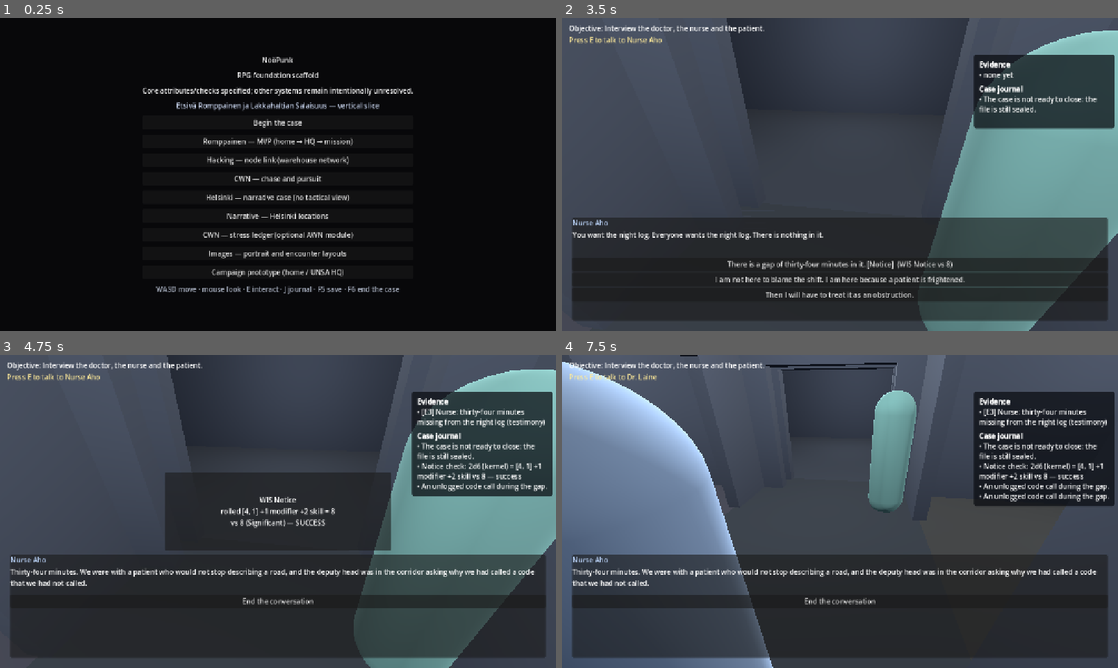
Above: before the commit, frames 1-4 (two rows, left to right).
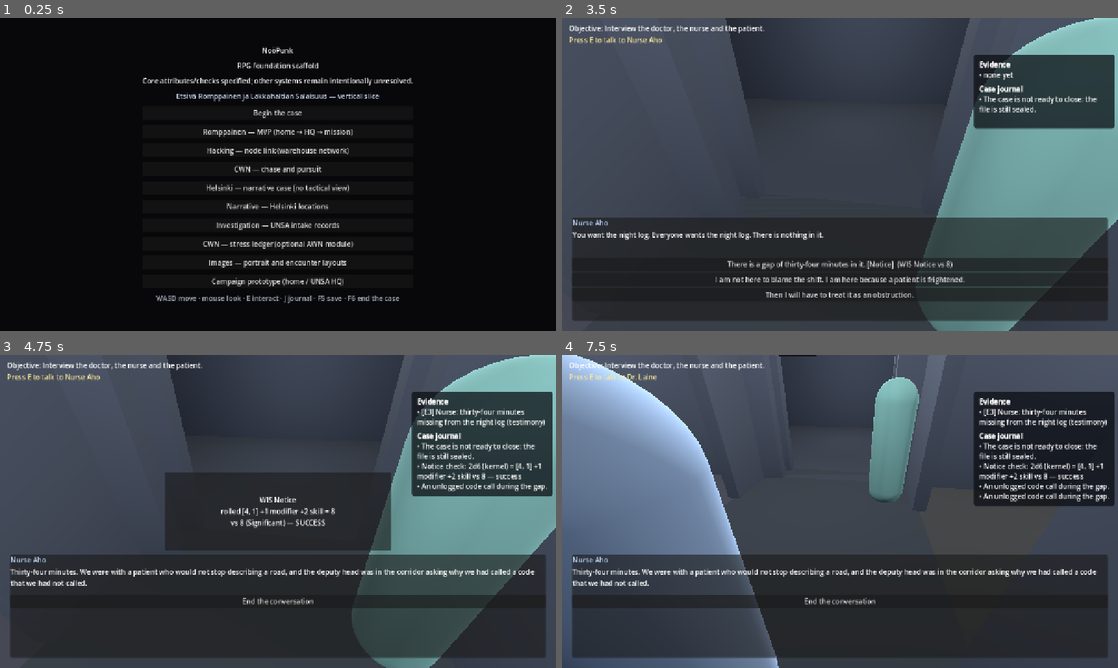
Above: after the commit, the same moments.

Repository: TomiToivio/NooPunk
Game: Godot game, scene res://scenes/main.tscn
The game is run twice, just before and just after one commit, with the same random seed, the same clock (stepped at 60 frames per second) and the same inputs.
Inputs (mouse positions are in pixels of both pictures, inside the frame that each line leads up to):
- Up to frame 1 (0.25 s): no input
- Up to frame 2 (3.5 s): click "Begin the case" at 0.5 s; tap Enter at 1.25 s; move the mouse to (867, 174) at 1.27 s; hold F6 (end_case) 1.28-2.03 s; hold W (move_forward) from 1.28 s (still down); tap Space at 1.52, 2, 2.27 s; move the mouse to (812, 174) at 2.02 s; tap E (interact) at 2.1, 2.75 s; move the mouse to (851, 168) at 2.77 s; hold J (toggle_journal) from 2.78 s (still down)
- Up to frame 3 (4.75 s): release W (move_forward) at 3.5 s; release J (toggle_journal) at 3.5 s; tap E (interact) at 3.5 s; drag from (250, 574) to (111, 464) at 3.52 s; click "There is a gap of thirty-four…" at 4.25 s
- Up to frame 4 (7.5 s): click "End the conversation" at 5 s; tap E (interact) at 5.75, 6.5 s; move the mouse to (878, 514) at 5.77 s; hold W (move_forward) 5.78-6.5 s; tap M at 5.85 s; tap Space at 6.02 s; drag from (673, 464) to (756, 433) at 6.52 s; click "I am not here to blame the sh…" at 7.25 s

The runs differ from the first frame. In frame 1, 8.5% of the frame differs, in the area x 25-75%, y 9-92%; in frame 2, 1.8%; in frame 3, 2.3%; in frame 4, 2.9%.

Commit message:
feat(#932): the investigation screen, and ratings derived from the CWN sheet
Two of the three remaining pieces. The third - a GM-only mapping table - is no longer needed in the form it was written, because there is no published case to map: the SRD is setting-neutral, and any case is authored.

ratings_from_sheet(): a CWN skill rank of 0 already means trained and a GUMSHOE rating of 1 already means professionally competent, so rating = rank + 1, and 0 when untrained. No second advancement track: buying investigative ability separately would charge the player twice for competence they already own. One trained CWN skill covers several investigative angles (Administer feeds bureaucracy, law and textual analysis), so a thin sheet still offers a range of approaches.

godot/ui/investigation_screen.gd + scenes/narrative/investigation.tscn, reachable from the menu: gather, spend, read what you learned. Gather has no failure branch - clicking it cannot produce 'you found nothing'. Abilities the sheet does not pay for are not listed at all rather than shown disabled. A benefit button is disabled when the pool cannot pay instead of failing on click.

data/world/investigation_scene_intake.json: the 'accessible UNSA intake records' example from this issue's guardrails, written as data. Original and scenario-independent; no commercial case material is used or needed.

Verified: 1879 checks 0 failed; shutdown gate clean; windowed launch with no script errors.

Diff:
--- /dev/null
+++ b/data/world/investigation_scene_intake.json
@@ -0,0 +1,35 @@
+{
+  "$comment": "A generic, scenario-independent investigation scene for #933's screen. No proprietary case material: this is the 'accessible UNSA intake records' example from #932, written out as data.",
+  "version": 1,
+  "id": "unsa_intake_records",
+  "name": "UNSA intake records",
+  "summary": "A corridor desk, two cabinets and a terminal that logs every query. The intake file for the case is here, and the clerk has stepped out.",
+  "clues": [
+    {
+      "id": "intake_discrepancy",
+      "ability": "bureaucracy",
+      "core": true,
+      "text": "The intake file records a referral date two days before the incident was reported."
+    },
+    {
+      "id": "clerk_note",
+      "ability": "reassurance",
+      "core": false,
+      "text": "A handwritten note in the margin: 'asked again about the second badge — told them to file it'."
+    }
+  ],
+  "benefits": [
+    {
+      "id": "metadata_copy",
+      "ability": "bureaucracy",
+      "cost": 1,
+      "text": "Copy the terminal's metadata"
+    },
+    {
+      "id": "clerk_returns",
+      "ability": "reassurance",
+      "cost": 2,
+      "text": "Wait for the clerk and ask her directly"
+    }
+  ]
+}
--- a/godot/tests/run_tests.gd
+++ b/godot/tests/run_tests.gd
@@ -57,6 +57,7 @@
 	"res://godot/tests/test_cwn_drones.gd",
 	"res://godot/tests/test_narrative_slice.gd",
 	"res://godot/tests/test_gumshoe_932.gd",
+	"res://godot/tests/test_investigation_screen_933.gd",
 	"res://godot/tests/test_party_roster.gd",
 	"res://godot/tests/test_level_doors.gd",
 	"res://godot/tests/test_investigation_adapter.gd",
--- /dev/null
+++ b/godot/tests/test_investigation_screen_933.gd
@@ -0,0 +1,98 @@
+## Investigation screen: the clue arrives, the pool pays for advantages (#933).
+extends RefCounted
+
+const Gumshoe := preload("res://mods/noopunk/gumshoe_investigation.gd")
+const Screen := preload("res://godot/ui/investigation_screen.gd")
+
+
+func _eq(name: String, actual: Variant, expected: Variant) -> Array:
+	return [name, actual == expected, "got %s; expected %s" % [str(actual), str(expected)]]
+
+
+func _scene() -> Dictionary:
+	var parsed: Variant = JSON.parse_string(
+		FileAccess.get_file_as_string("res://data/world/investigation_scene_intake.json"))
+	return parsed if parsed is Dictionary else {}
+
+
+func run() -> Array:
+	var rows: Array = []
+
+	# ---- ratings come from the CWN sheet, not a second economy ---------------
+	var sheet := {"skills": {"Administer": 0, "Talk": 2, "Notice": -1}}
+	var ratings: Dictionary = Gumshoe.ratings_from_sheet(sheet)
+	rows.append(_eq("a trained skill at rank 0 becomes rating 1", ratings["bureaucracy"], 1))
+	rows.append(_eq("rank 2 becomes rating 3", ratings["reassurance"], 3))
+	rows.append(_eq("an untrained skill becomes rating 0", ratings["evidence_collection"], 0))
+	rows.append(_eq("an absent skill is untrained, not an error", ratings["research"], 0))
+	rows.append(_eq("every converted ability gets a rating", ratings.size(), 16))
+
+	var built := Gumshoe.from_sheet(sheet)
+	rows.append(_eq("the overlay builds from a sheet", built.rating("bureaucracy"), 1))
+	rows.append(_eq("and the pool starts at the rating", built.pool("bureaucracy"), 1))
+
+	# ---- the screen ----------------------------------------------------------
+	var screen: Object = Screen.new()
+	screen.setup(sheet, _scene())
+	rows.append(_eq("the screen names the scene", screen._title.text, "UNSA intake records"))
+	# One trained CWN skill covers several investigative angles (Administer -> bureaucracy, law,
+	# textual analysis), so the menu lists every ability the sheet already pays for — not a second economy.
+	var offered := 0
+	for ability_id in screen.gumshoe.order:
+		if screen.gumshoe.rating(ability_id) >= 1:
+			offered += 1
+	rows.append(_eq("the menu offers exactly the abilities the sheet pays for",
+		screen._abilities.get_child_count(), offered))
+	rows.append(_eq("and the untrained skill's ability is not on it",
+		screen.gumshoe.rating("evidence_collection"), 0))
+
+	# gather the core clue: no roll, no spend
+	screen._gather("bureaucracy")
+	rows.append(_eq("the core clue is found", screen.found.has("intake_discrepancy"), true))
+	rows.append(_eq("gathering costs no pool", screen.gumshoe.pool("bureaucracy"), 1))
+	rows.append(_eq("and the log says what was learned",
+		screen._log.text.contains("referral date"), true))
+	rows.append(_eq("the clue is not found twice", screen.found.size(), 1))
+
+	# an ability with nothing in this scene says so
+	screen._gather("reassurance")
+	rows.append(_eq("a second ability finds its own clue", screen.found.has("clerk_note"), true))
+
+	# ---- benefits spend, and only spend -------------------------------------
+	var poor := Gumshoe.from_sheet({"skills": {"Administer": 0}})
+	rows.append(_eq("a 1-point benefit is affordable with pool 1", poor.pool("bureaucracy"), 1))
+	var bought: Dictionary = poor.buy_benefit("bureaucracy", "metadata_copy", 1)
+	rows.append(_eq("the benefit is bought", bought["ok"], true))
+	rows.append(_eq("the pool drops", poor.pool("bureaucracy"), 0))
+	rows.append(_eq("and the clue still gathers with an empty pool",
+		poor.gather("bureaucracy", {"id": "intake_discrepancy", "core": true})["found"], true))
+
+	# the screen disables an unaffordable benefit instead of failing on click
+	var screen2: Object = Screen.new()
+	screen2.setup({"skills": {"Administer": 0, "Talk": 0}}, _scene())
+	var disabled := 0
+	for child in screen2._benefits.get_children():
+		if child is Button and bool(child.disabled):
+			disabled += 1
+	rows.append(_eq("a 2-point benefit is disabled when the pool cannot pay", disabled >= 1, true))
+
+	# ---- refresh -------------------------------------------------------------
+	var refreshed: Dictionary = screen.gumshoe.refresh()
+	rows.append(_eq("a new investigation restores pools", refreshed["bureaucracy"], 1))
+	rows.append(_eq("and clears the benefits", screen.gumshoe.benefits.size(), 0))
+	screen.free()
+	screen2.free()
+
+	# ---- the fixture is data, and it is coherent ----------------------------
+	var scene := _scene()
+	var abilities: Array = []
+	for clue in Array(scene.get("clues", [])):
+		abilities.append(String(clue.get("ability", "")))
+	rows.append(_eq("the fixture has a core clue", Array(scene.get("clues", [])).size(), 2))
+	var known := 0
+	for ability_id in abilities:
+		if built.abilities.has(ability_id):
+			known += 1
+	rows.append(_eq("every clue names a converted ability", known, abilities.size()))
+
+	return rows
--- /dev/null
+++ b/godot/ui/investigation_screen.gd
@@ -0,0 +1,161 @@
+## Investigation screen: abilities, clues and benefits, driven by the GUMSHOE overlay (#933).
+##
+## The screen decides nothing. Whether a clue can be gathered, what a benefit costs, how many points remain —
+## all of it comes from `mods/noopunk/gumshoe_investigation.gd`. This node asks and draws.
+##
+## The one rule a player will notice: **Gather always works.** There is no roll, no failure animation, no
+## "try again". If the investigator has the ability, the information is theirs.
+##
+## Built in `setup()`/`_ensure_build()`, never `_ready()` — a `--script` runner adds nodes before the main loop
+## starts, so `_ready` does not fire and a test would measure an empty screen.
+extends Control
+
+const Gumshoe := preload("res://mods/noopunk/gumshoe_investigation.gd")
+
+var gumshoe: Object = null
+var scene_data: Dictionary = {}
+var found: Array = []
+var log_lines: Array = []
+
+var _built := false
+var _title: Label
+var _body: RichTextLabel
+var _abilities: VBoxContainer
+var _benefits: VBoxContainer
+var _log: RichTextLabel
+var _status: Label
+
+
+func setup(sheet: Dictionary, scene: Dictionary) -> void:
+	gumshoe = Gumshoe.from_sheet(sheet)
+	scene_data = scene
+	_ensure_build()
+	_refresh()
+
+
+func _ready() -> void:
+	if not _built:
+		_ensure_build()
+		_refresh()
+
+
+func _ensure_build() -> void:
+	if _built:
+		return
+	_built = true
+	if gumshoe == null:
+		gumshoe = Gumshoe.shipped()
+	set_anchors_preset(Control.PRESET_FULL_RECT)
+
+	var background := ColorRect.new()
+	background.set_anchors_preset(Control.PRESET_FULL_RECT)
+	background.color = Color(0.10, 0.086, 0.07)
+	background.mouse_filter = Control.MOUSE_FILTER_IGNORE
+	add_child(background)
+
+	_title = Label.new()
+	_title.position = Vector2(24, 16)
+	_title.add_theme_font_size_override("font_size", 26)
+	add_child(_title)
+
+	_status = Label.new()
+	_status.position = Vector2(24, 50)
+	add_child(_status)
+
+	_body = RichTextLabel.new()
+	_body.position = Vector2(24, 82)
+	_body.size = Vector2(560, 150)
+	_body.bbcode_enabled = false
+	_body.autowrap_mode = TextServer.AUTOWRAP_WORD_SMART
+	add_child(_body)
+
+	_abilities = VBoxContainer.new()
+	_abilities.position = Vector2(24, 246)
+	_abilities.custom_minimum_size = Vector2(440, 260)
+	add_child(_abilities)
+
+	_benefits = VBoxContainer.new()
+	_benefits.position = Vector2(500, 246)
+	_benefits.custom_minimum_size = Vector2(320, 260)
+	add_child(_benefits)
+
+	_log = RichTextLabel.new()
+	_log.position = Vector2(24, 520)
+	_log.size = Vector2(800, 150)
+	_log.bbcode_enabled = false
+	_log.autowrap_mode = TextServer.AUTOWRAP_WORD_SMART
+	add_child(_log)
+
+
+func _refresh() -> void:
+	if not _built:
+		return
+	_title.text = String(scene_data.get("name", "Investigation"))
+	_status.text = "clues %d/%d · abilities %d" % [found.size(), _clues().size(), gumshoe.order.size()]
+	_body.text = String(scene_data.get("summary", ""))
+
+	for child in _abilities.get_children():
+		_abilities.remove_child(child)
+		child.free()
+	for ability_id in gumshoe.order:
+		if gumshoe.rating(ability_id) < 1:
+			continue  # an ability nobody has is not a menu entry
+		var button := Button.new()
+		button.text = "%s  (%d)" % [String(gumshoe.abilities[ability_id]["name"]),
+			int(gumshoe.pool(ability_id))]
+		button.pressed.connect(_gather.bind(String(ability_id)))
+		_abilities.add_child(button)
+
+	for child in _benefits.get_children():
+		_benefits.remove_child(child)
+		child.free()
+	var heading := Label.new()
+	heading.text = "Benefits (points)"
+	_benefits.add_child(heading)
+	for benefit in Array(scene_data.get("benefits", [])):
+		var cost := int(benefit.get("cost", 1))
+		var button := Button.new()
+		button.text = "%s — %d" % [String(benefit.get("text", benefit.get("id", ""))), cost]
+		button.disabled = gumshoe.pool(String(benefit.get("ability", ""))) < cost
+		button.pressed.connect(_buy.bind(String(benefit.get("id", "")),
+			String(benefit.get("ability", "")), cost))
+		_benefits.add_child(button)
+
+
+func _clues() -> Array:
+	return Array(scene_data.get("clues", []))
+
+
+## Gather the first clue of this scene that uses this ability and is not yet known. There is deliberately no
+## failure branch: the ability is the whole requirement.
+func _gather(ability_id: String) -> void:
+	for clue in _clues():
+		if String(clue.get("ability", "")) != ability_id:
+			continue
+		if found.has(String(clue.get("id", ""))):
+			_append("Already known: " + String(clue.get("id", "")))
+			return
+		var result: Dictionary = gumshoe.gather(ability_id, clue)
+		if not bool(result.get("ok", false)):
+			_append("Cannot gather: " + String(result.get("reason", "?")))
+			return
+		found.append(String(clue.get("id", "")))
+		_append("Found: " + String(clue.get("text", clue.get("id", ""))))
+		_refresh()
+		return
+	_append("%s has nothing to find here" % ability_id)
+
+
+func _buy(benefit_id: String, ability_id: String, cost: int) -> void:
+	var result: Dictionary = gumshoe.buy_benefit(ability_id, benefit_id, cost)
+	if bool(result.get("ok", false)):
+		_append("Spent %d on %s" % [cost, benefit_id])
+	else:
+		_append("Cannot buy %s: %s" % [benefit_id, String(result.get("reason", "?"))])
+	_refresh()
+
+
+func _append(line: String) -> void:
+	log_lines.append(line)
+	if _log != null:
+		_log.text = "\n".join(log_lines)
--- a/godot/ui/main_menu.gd
+++ b/godot/ui/main_menu.gd
@@ -78,6 +78,18 @@
 		get_tree().current_scene = screen)
 	stack.add_child(locations_button)
 
+	var investigation_button := Button.new()
+	investigation_button.text = "Investigation — UNSA intake records"
+	investigation_button.pressed.connect(func() -> void:
+		var screen: Node = load("res://scenes/narrative/investigation.tscn").instantiate()
+		var parsed: Variant = JSON.parse_string(FileAccess.get_file_as_string(
+			"res://data/world/investigation_scene_intake.json"))
+		screen.setup({"skills": {"Administer": 1, "Talk": 1, "Notice": 0, "Program": -1}},
+			parsed if parsed is Dictionary else {})
+		get_tree().root.add_child(screen)
+		get_tree().current_scene = screen)
+	stack.add_child(investigation_button)
+
 	# #928: the optional AWN Stress ledger, an overlay on the CWN core.
 	var stress_button := Button.new()
 	stress_button.text = "CWN — stress ledger (optional AWN module)"
--- a/mods/noopunk/gumshoe_investigation.gd
+++ b/mods/noopunk/gumshoe_investigation.gd
@@ -185,3 +185,31 @@
 	benefits = []
 	for benefit in Array(data.get("benefits", [])):
 		benefits.append(String(benefit))
+
+# ---- character-sheet integration -----------------------------------------------------------------
+
+## Derive investigative ratings from a CWN character sheet.
+##
+## **No second economy.** A CWN skill rank of 0 already means "trained", and GUMSHOE's rating 1 already means
+## "professionally competent", so rank 0 maps to rating 1 and an untrained skill maps to rating 0. Buying
+## investigative ability would be a second advancement track for competence the character has already paid
+## for — exactly what the #897 lock forbids.
+##
+## `skills` in a CWN sheet is `{skill name: rank}`, where `-1` means untrained.
+static func ratings_from_sheet(sheet: Dictionary) -> Dictionary:
+	var skills: Dictionary = sheet.get("skills", {})
+	var ratings: Dictionary = {}
+	for entry in Array(load_data().get("abilities", [])):
+		var ability: Dictionary = entry
+		var ability_id := String(ability.get("id", ""))
+		var cwn_skill := String(ability.get("cwn_skill", ""))
+		if ability_id.is_empty() or cwn_skill.is_empty():
+			continue
+		var rank := int(skills.get(cwn_skill, -1))
+		ratings[ability_id] = 0 if rank < 0 else rank + 1
+	return ratings
+
+
+## Build the overlay directly from a character sheet.
+static func from_sheet(sheet: Dictionary) -> NoopunkGumshoe:
+	return from_data(load_data(), ratings_from_sheet(sheet))
--- /dev/null
+++ b/scenes/narrative/investigation.tscn
@@ -0,0 +1,12 @@
+[gd_scene load_steps=2 format=3]
+
+[ext_resource type="Script" path="res://godot/ui/investigation_screen.gd" id="1_inv"]
+
+[node name="InvestigationScreen" type="Control"]
+layout_mode = 3
+anchors_preset = 15
+anchor_right = 1.0
+anchor_bottom = 1.0
+grow_horizontal = 2
+grow_vertical = 2
+script = ExtResource("1_inv")
Not shown, added: godot/tests/test_investigation_screen_933.gd.uid
Not shown, added: godot/ui/investigation_screen.gd.uid
Not shown, changed: docs/design/GUMSHOE_SRD_CONVERSION.md
